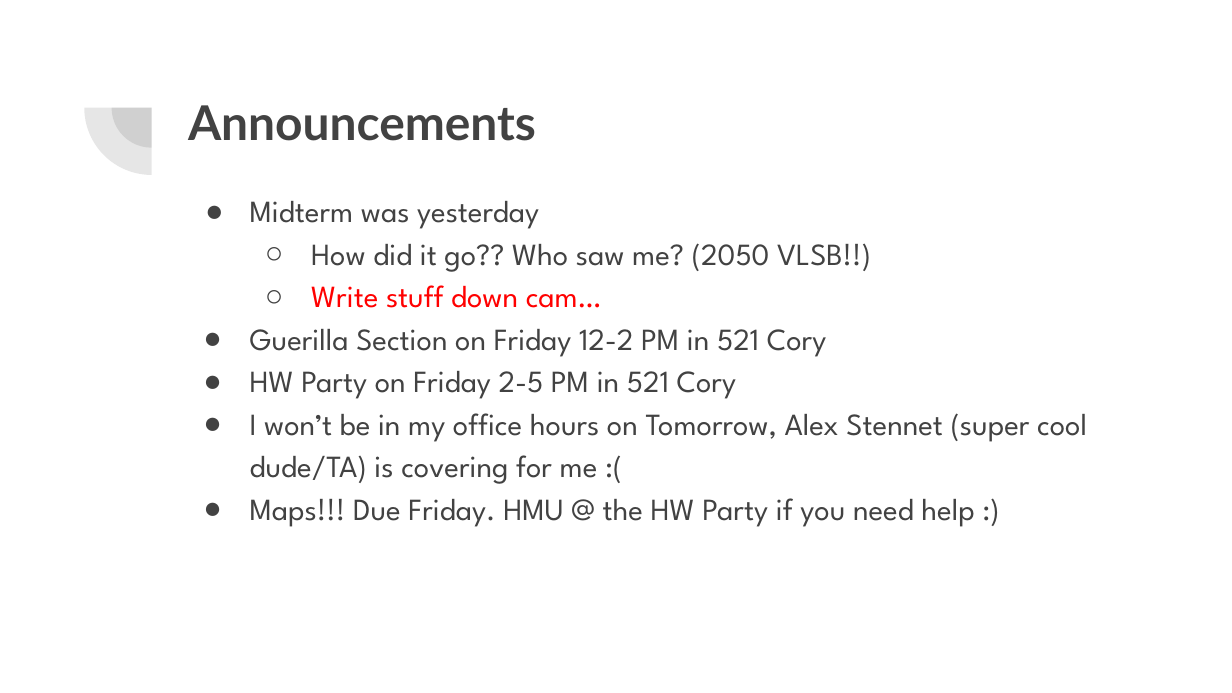
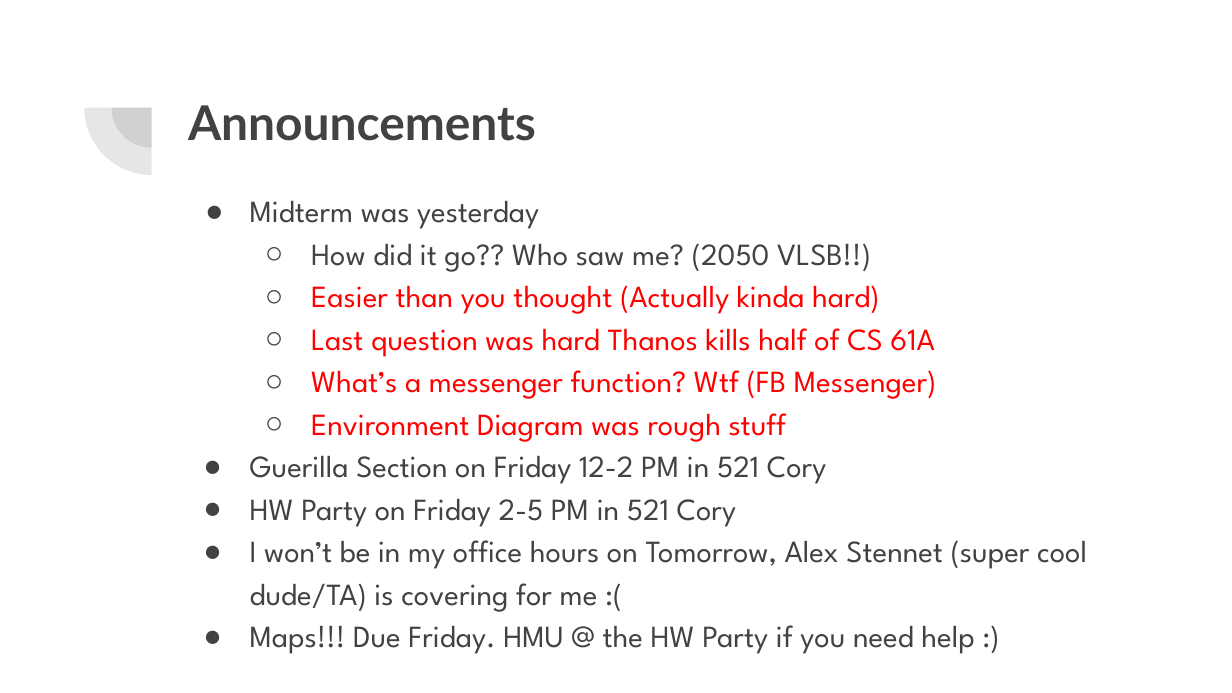
Before and after one commit to cameronmalloy/cameron-malloy, a slide deck: slide 2 of public/pdfs/lab6slides.pptx. Drawn at 1232x693 pixels with LibreOffice and Linux fonts; fonts in the diff are those of the drawing. Boxes give left, top, right and bottom in pixels: in the first picture for what was removed or moved away, otherwise in the second. Text is boxed around its words. In the diff, an @@ line names an element or a change of style, - is before the commit and + after.

```diff
--- a/public/pdfs/lab6slides.pptx
+++ b/public/pdfs/lab6slides.pptx
@@ text at [311, 285, 937, 442]: text changed @@
-  ○ Write stuff down cam…
+  ○ Easier than you thought (Actually kinda hard)
+  ○ Last question was hard Thanos kills half of CS 61A
+  ○ What’s a messenger function? Wtf (FB Messenger)
+  ○ Environment Diagram was rough stuff
```
Also in this commit, not shown: 1 other slide changed, 1 other file.
